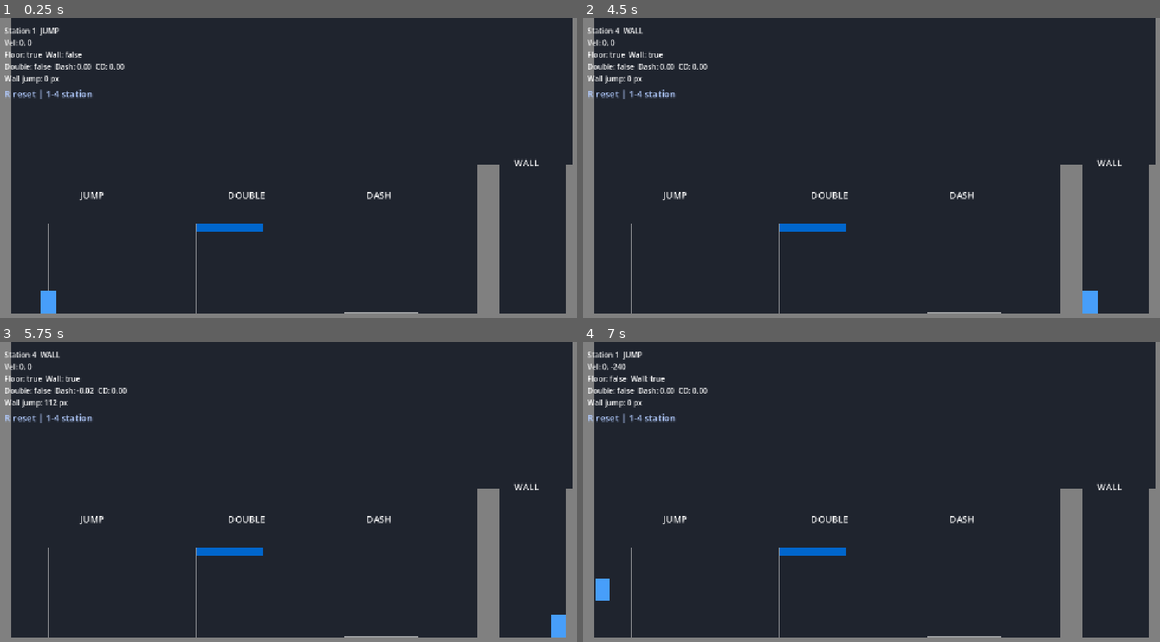
Above: before the commit, frames 1-4 (two rows, left to right).
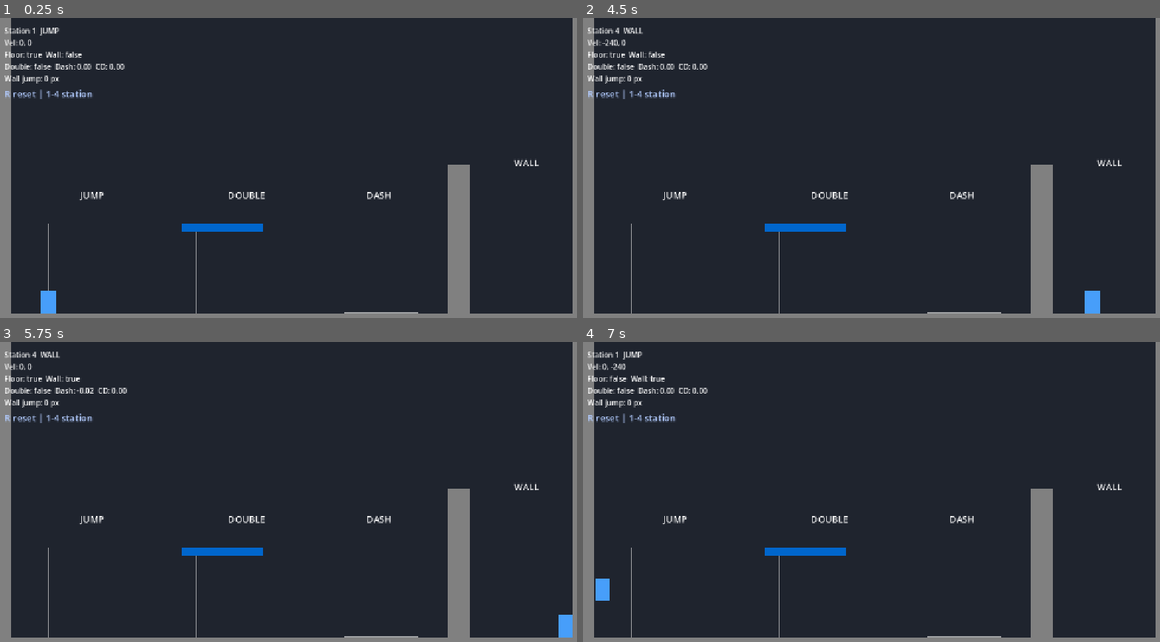
Above: after the commit, the same moments.

Repository: qq2577903747/git
Game: Godot game, scene res://scenes/movement_lab.tscn
Two runs of this game, one before a commit and one after it. Both use one fixed random seed, a clock stepped at 60 frames per second and the inputs below. This scene is started directly instead of the project's main scene.
Inputs:
- Up to frame 1 (0.25 s): no input
- Up to frame 2 (4.5 s): tap Enter at 0.5 s; hold D (move_right) 0.53-2.03 s; tap Shift (dash) at 0.6 s; tap Space (jump) at 0.77, 1.52, 2.75, 3.02, 3.77 s; tap R at 1.35 s; hold A (move_left) 2.03-2.78 s; tap 1 at 2.1 s; hold D (move_right) 2.78-4.28 s; tap 2 at 2.85 s; tap 3 at 3.6 s; hold A (move_left) from 4.28 s (still down); tap 4 at 4.35 s
- Up to frame 3 (5.75 s): tap Space (jump) at 4.52 s; release A (move_left) at 5.03 s; hold D (move_right) from 5.03 s (still down); tap Shift (dash) at 5.1 s
- Up to frame 4 (7 s): release D (move_right) at 5.78 s; hold A (move_left) from 5.78 s (still down); tap R at 5.85 s; tap Space (jump) at 6.02, 6.77 s; tap 1 at 6.6 s

The runs differ from the first frame. In frame 1, 4.5% of the frame differs, in the area x 31-100%, y 48-99%; in frame 2, 4.6%, in the area x 3-100%, y 7-99%; in frame 3, 4.6%; in frame 4, 4.5%.

Commit message:
fix: 修正 Movement Lab 墙跳标尺几何

Diff:
--- a/scripts/movement_lab_controller.gd
+++ b/scripts/movement_lab_controller.gd
@@ -22,7 +22,7 @@
 	1: Vector2(112.0, 616.0),
 	2: Vector2(432.0, 616.0),
 	3: Vector2(752.0, 616.0),
-	4: Vector2(1120.0, 616.0),
+	4: Vector2(1136.0, 616.0),
 }
 
 var _station_names := {
@@ -98,11 +98,11 @@
 	_add_rect(_solid_layer, 78, 79, 0, 44, 1)
 	_add_rect(_solid_layer, 2, 77, 40, 44, 1)
 
-	_add_rect(_solid_layer, 65, 67, 20, 39, 1)
-	_add_rect(_solid_layer, 77, 79, 20, 39, 1)
+	_add_rect(_solid_layer, 61, 63, 20, 39, 1)
+	_add_rect(_solid_layer, 78, 79, 20, 39, 1)
 
 	# DOUBLE 区的一向平台，放在地面以上 192px，验证顶点二跳。
-	_add_rect(_one_way_layer, 27, 35, 28, 28, 2)
+	_add_rect(_one_way_layer, 25, 35, 28, 28, 2)
 
 
 func _build_markers() -> void:
@@ -121,7 +121,7 @@
 	_add_line(Vector2(752.0, 660.0), Vector2(912.0, 660.0), marker_color)
 
 	# WALL：标出两面墙之间 192px 的水平距离。
-	_add_line(Vector2(1056.0, 660.0), Vector2(1248.0, 660.0), marker_color)
+	_add_line(Vector2(1040.0, 660.0), Vector2(1232.0, 660.0), marker_color)
 
 
 func _build_station_labels() -> void:
